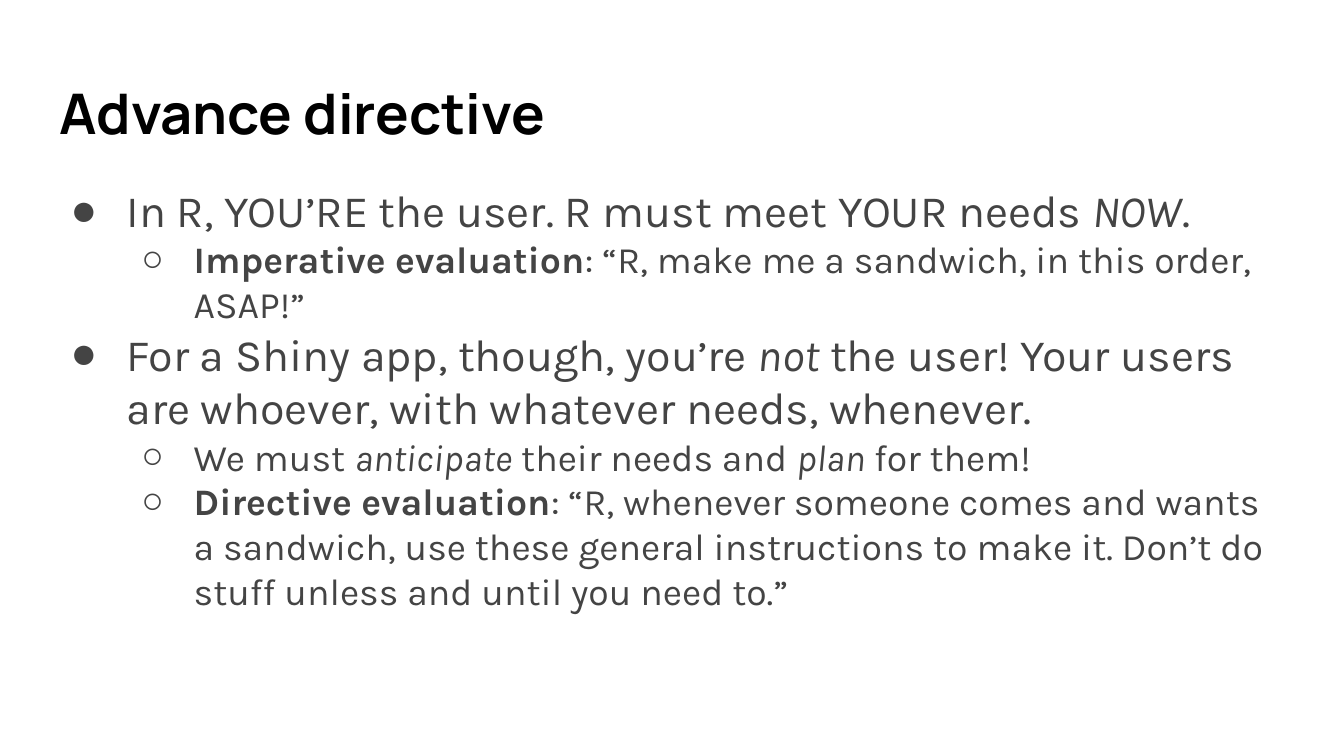
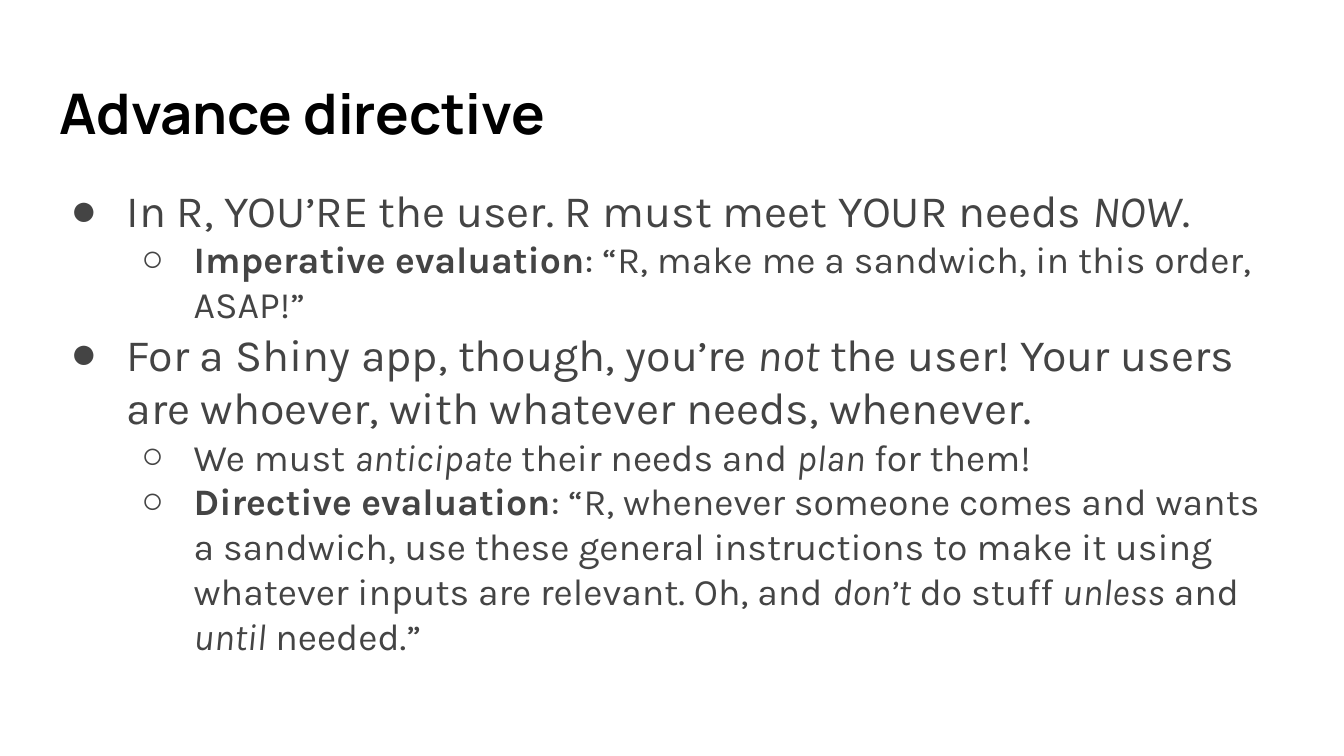
Before and after one commit to umn-dash/r-shiny, a slide deck: slide 41 of instructors/files/SWC slides R Shiny 2024 Fall.pptx. Drawn at 1344x756 pixels with LibreOffice and Linux fonts; fonts in the diff are those of the drawing. Boxes give left, top, right and bottom in pixels: in the first picture for what was removed or moved away, otherwise in the second. Text is boxed around its words. In the diff, an @@ line names an element or a change of style, - is before the commit and + after.

```diff
--- a/instructors/files/SWC slides R Shiny 2024 Fall.pptx
+++ b/instructors/files/SWC slides R Shiny 2024 Fall.pptx
@@ text at <box>194,488,1260,651</box>: text changed @@
-  ○ Directive evaluation: “R, whenever someone comes and wants a sandwich, use these general instructions to make it. Don’t do stuff unless and until you need to.”
+  ○ Directive evaluation: “R, whenever someone comes and wants a sandwich, use these general instructions to make it using whatever inputs are relevant. Oh, and don’t do stuff unless and until needed.”
```
Also in this commit, not shown: 5 other slides changed, 4 slides added, 4 other files.
